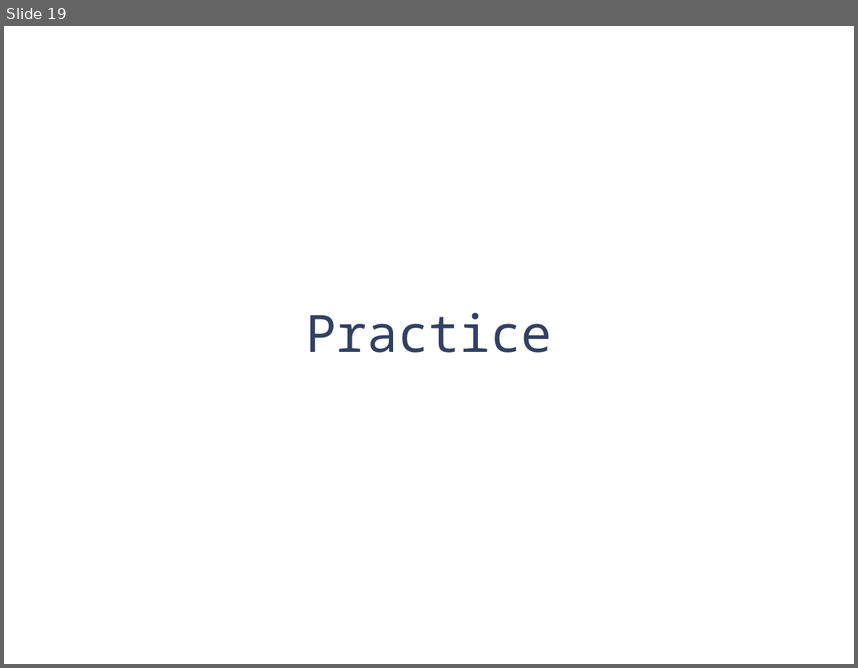
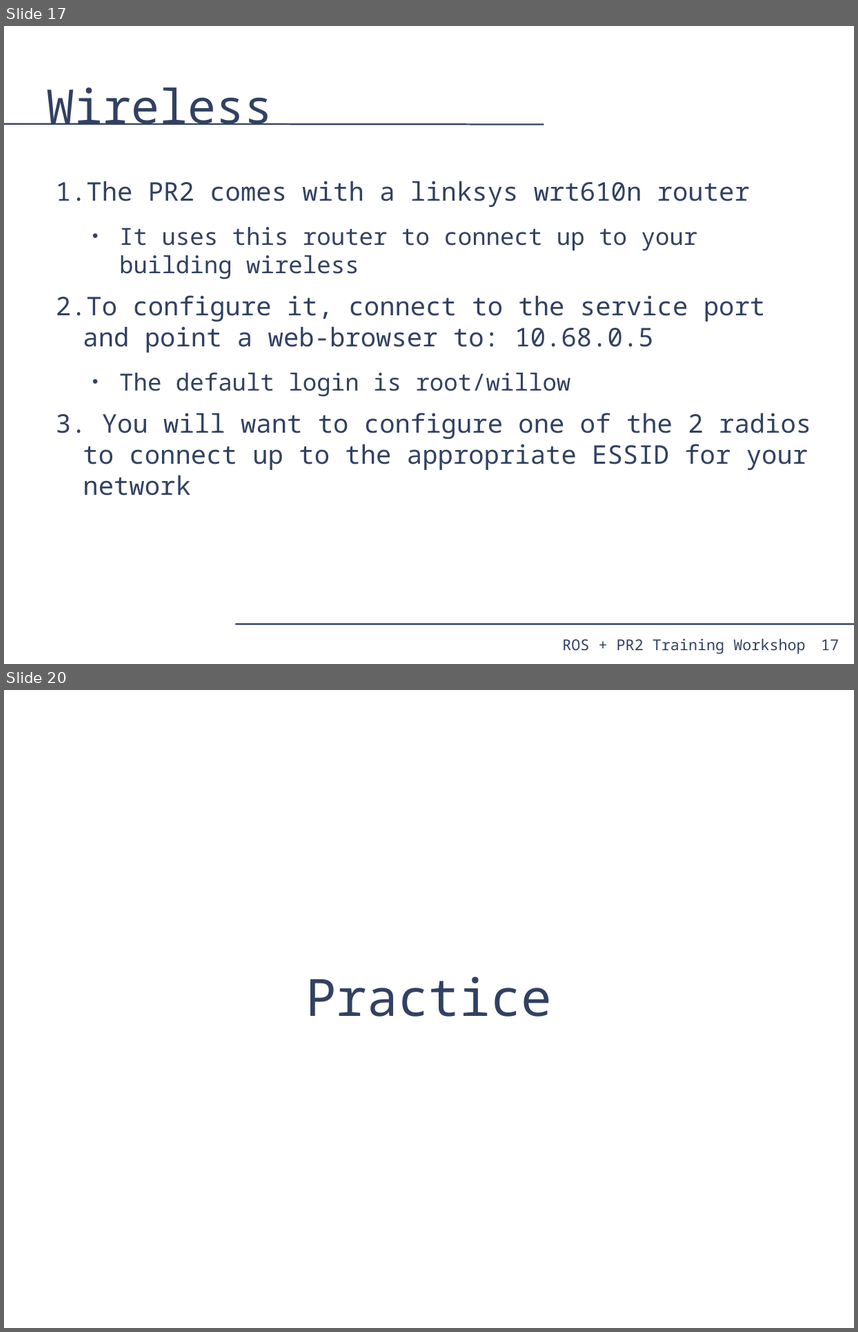
Before and after one commit to PR2/pr2_docs, a slide deck: pr2_training_workshop/pr2_sysadmin/pr2_syasdmin.odp. Shown one above the other, each under a label of ours: slide 19 before the commit, slides 17 and 20 after it; the slides between them are not shown. The pictures are 858x668 and 858x1332 pixels, drawn with LibreOffice and Linux fonts; fonts in the diff are those of the drawing. Boxes give left, top, right and bottom in pixels: in the first picture for what was removed or moved away, otherwise in the second. Text is boxed around its words. In the diff, an @@ line names an element or a change of style, - is before the commit and + after.

```diff
--- a/pr2_training_workshop/pr2_sysadmin/pr2_syasdmin.odp
+++ b/pr2_training_workshop/pr2_sysadmin/pr2_syasdmin.odp
@@ slide 17 added at <box>4,26,854,664</box>, background #FFFFFF @@
@@ title added at <box>47,87,273,125</box>, 44 pt, text #314162 @@
+Wireless
@@ line added from (4, 124) to (544, 124), #314162 1.45 pt @@
@@ text added at <box>56,181,811,495</box>, 24 pt, text #314162 @@
+1. The PR2 comes with a linksys wrt610n router
+  ● It uses this router to connect up to your building wireless
+2. To configure it, connect to the service port and point a web-browser to: 10.68.0.5
+  ● The default login is root/willow
+3. You will want to configure one of the 2 radios to connect up to the appropriate ESSID for your network
@@ line added from (235, 624) to (854, 624), #314162 1.45 pt @@
@@ text added at <box>562,638,805,654</box>, 14 pt, text #314162 @@
+ROS + PR2 Training Workshop
@@ page number added at <box>821,639,839,650</box>, 14 pt, text #314162 @@
+17
@@ what was slide 19 is now slide 20 @@
```
Also in this commit, not shown: 18 slides changed.
